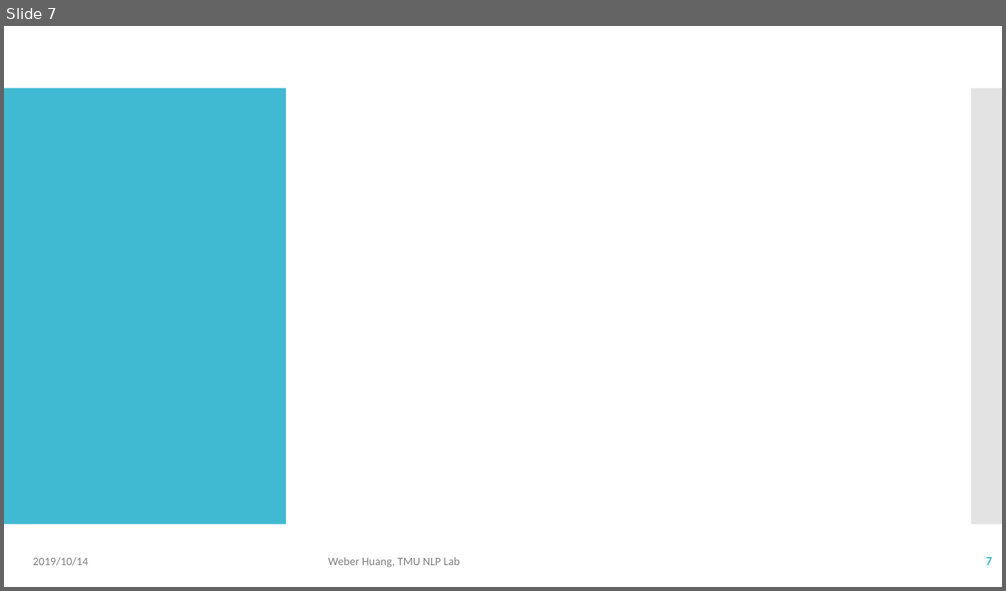
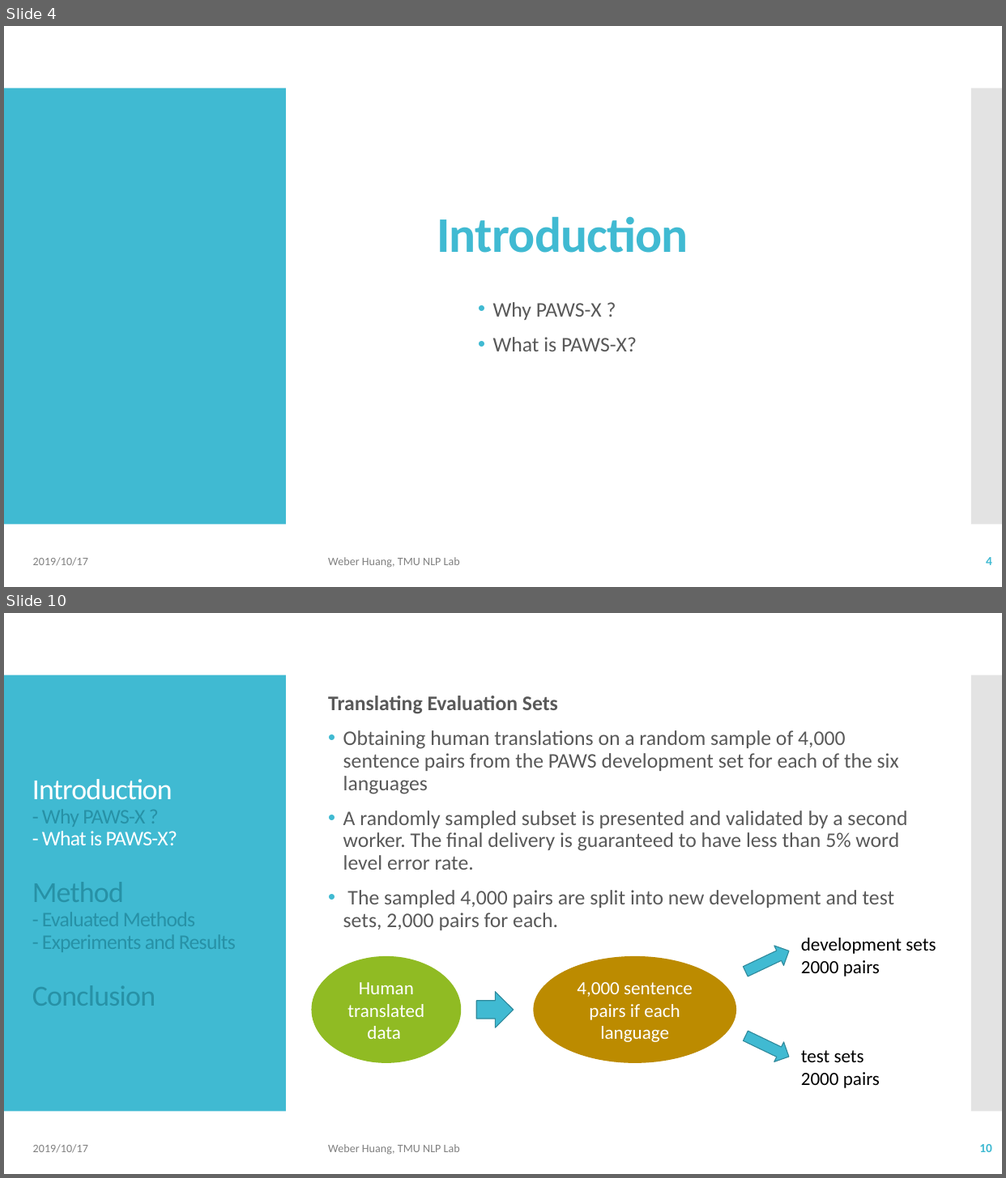
Before and after one commit to Weber12321/TMU-GIDS, a slide deck: Lab/Paper survey I.pptx. Shown one above the other, each under a label of ours: slide 7 before the commit, slides 4 and 10 after it; the slides between them are not shown. The pictures are 1006x591 and 1006x1178 pixels, drawn with LibreOffice and Linux fonts; fonts in the diff are those of the drawing. Boxes give left, top, right and bottom in pixels: in the first picture for what was removed or moved away, otherwise in the second. Text is boxed around its words. In the diff, an @@ line names an element or a change of style, - is before the commit and + after.

```diff
--- a/Lab/Paper survey I.pptx
+++ b/Lab/Paper survey I.pptx
@@ slide 10 added at (4, 613, 1002, 1174), background #FFFFFF; not listed: 2 template elements that a slide beside it also shows @@
@@ text added at (328, 696, 907, 931), 20 pt, text #595959 @@
+Translating Evaluation Sets
+• Obtaining human translations on a random sample of 4,000 sentence pairs from the PAWS development set for each of the six languages
+• A randomly sampled subset is presented and validated by a second worker. The ﬁnal delivery is guaranteed to have less than 5% word level error rate.
+• The sampled 4,000 pairs are split into new development and test sets, 2,000 pairs for each.
@@ title added at (32, 779, 236, 1006), 20 pt, text #2791A6 @@
+Introduction
+- Why PAWS-X ?
+- What is PAWS-X?
+Method
+- Evaluated Methods
+- Experiments and Results
+Conclusion
@@ right arrow added at (741, 941, 794, 982), fill #40BAD2, outline #2F8A9B 0.85 pt @@
@@ text added at (801, 938, 936, 977), 18 pt, text #000000 @@
+development sets
+2000 pairs
@@ ellipse added at (312, 956, 462, 1063), fill #90BB23, 18 pt, text #FFFFFF @@
+Human translated data
@@ ellipse added at (533, 956, 736, 1063), fill #BB8B00, 18 pt, text #FFFFFF @@
+4,000 sentence pairs if each language
@@ right arrow added at (476, 992, 513, 1028), fill #40BAD2, outline #2F8A9B 0.85 pt @@
@@ right arrow added at (741, 1026, 794, 1067), fill #40BAD2, outline #2F8A9B 0.85 pt @@
@@ text added at (801, 1050, 880, 1088), 18 pt, text #000000 @@
+test sets
+2000 pairs
@@ text added at (33, 1144, 88, 1153), 11 pt, text #808080 @@
+2019/10/17
@@ text added at (328, 1144, 460, 1155), 11 pt, text #808080 @@
+Weber Huang, TMU NLP Lab
@@ page number added at (979, 1144, 992, 1152), 12 pt, text #40BAD2, bold @@
+10
@@ what was slide 7 is now slide 4 @@
@@ slide 4 changed as well @@
@@ title added at (437, 216, 688, 253), 48 pt, text #40BAD2, bold @@
+Introduction
@@ text added at (493, 302, 637, 352), 20 pt, text #595959 @@
+• Why PAWS-X ?
+• What is PAWS-X?
@@ text at (33, 557, 88, 566): text changed @@
-2019/10/14
+2019/10/17
@@ page number at (986, 557, 992, 565): text changed @@
-7
+4
```
Also in this commit, not shown: 10 other slides changed, 8 other slides added, 1 slide removed, 6 other files.
